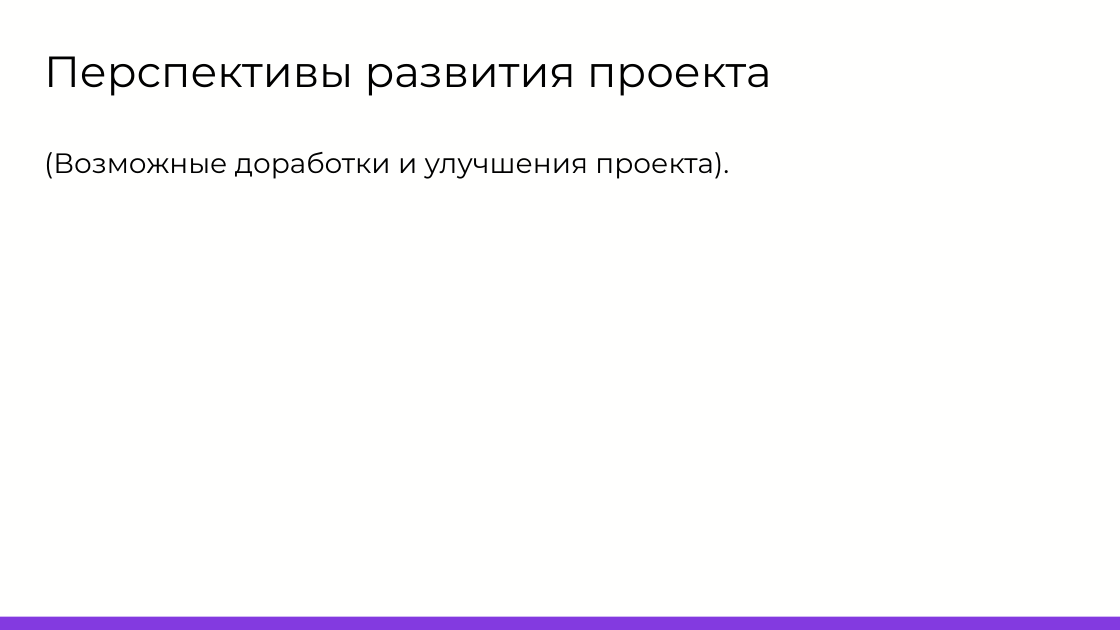
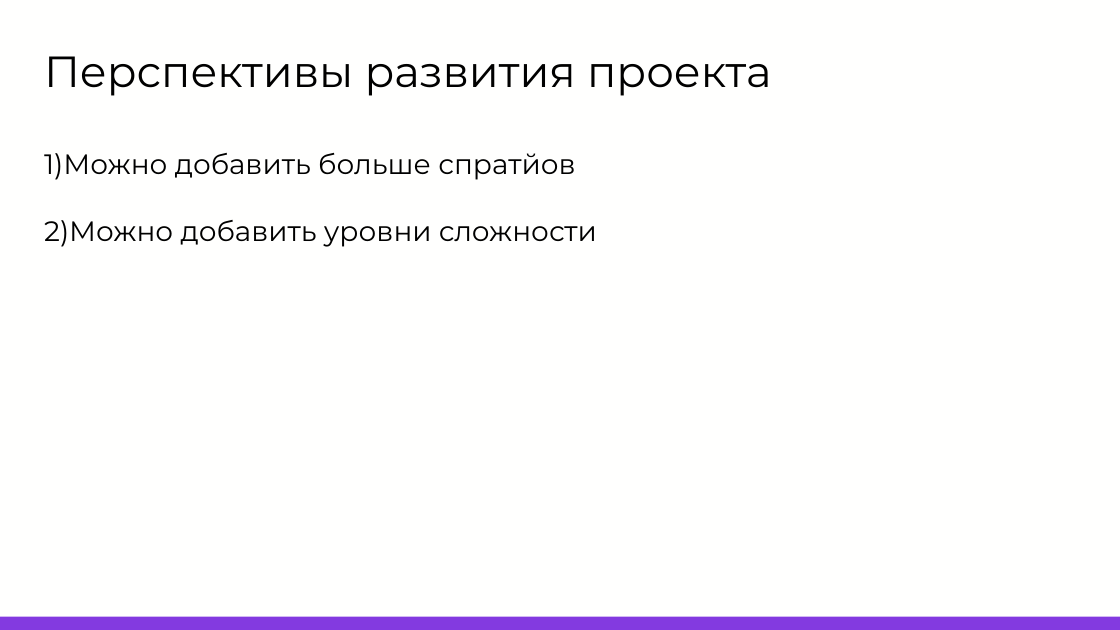
Before and after one commit to Spekushka/AlgoItog, a slide deck: slide 8 of резентация.pptx (slide 9 before the commit). Drawn at 1120x630 pixels with LibreOffice and Linux fonts; fonts in the diff are those of the drawing; background and template pictures are left out. Boxes give left, top, right and bottom in pixels: in the first picture for what was removed or moved away, otherwise in the second. Text is boxed around its words. In the diff, an @@ line names an element or a change of style, - is before the commit and + after.

```diff
--- a/резентация.pptx
+++ b/резентация.pptx
@@ text at (x1=44, y1=153, x2=597, y2=247): text changed @@
-(Возможные доработки и улучшения проекта).
+1)Можно добавить больше спратйов
+2)Можно добавить уровни сложности
```
Also in this commit, not shown: 4 other slides changed, 1 slide removed.
